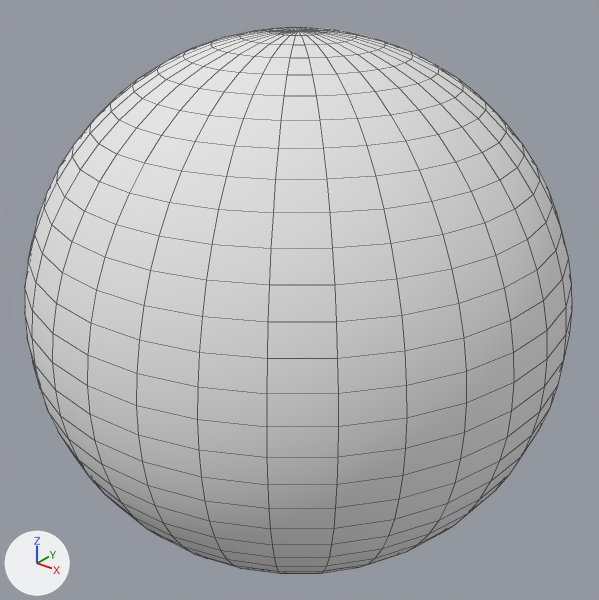
A saved change to the OBJ model GLApp/assets-source/Models/sphere/sphere.obj.
Both versions are drawn from a 50 mm camera at (1.802, -2.245, 1.397) aimed at (0.003, 0.004, 0.003). Lighting does not change. The marker at lower left points along +X, +Y and +Z. Mesh edges are drawn as thin lines. Where no turn or scale is listed for an object, it has been applied to the vertices.
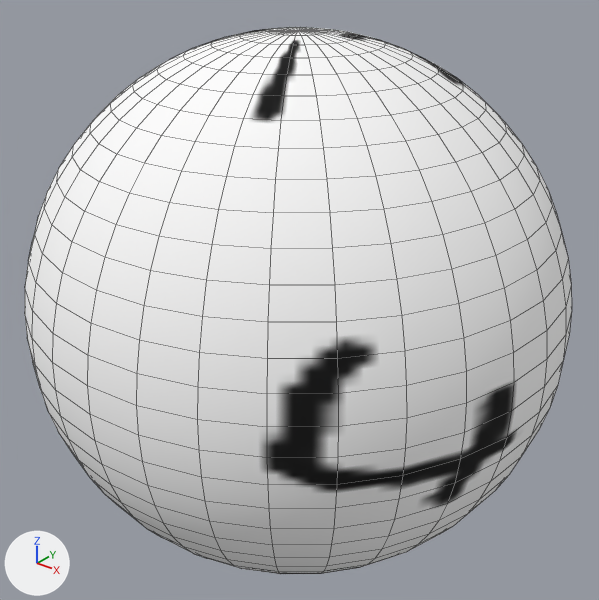
Boxes [x1, y1, x2, y2] around the edits, measured in the pictures (599 x 600 px):
```json
{"object": "Sphere", "change": "recoloured", "before": [25, 27, 572, 574], "after": [25, 27, 572, 574]}
```

Scene script edits in JSON lines:
```json
{"op": "add", "block": "img_sphere_nrm_png", "code": ["img_sphere_nrm_png = load_image('sphere_nrm.png', 'sphere_nrm.png', 1264, 632, 'sRGB')"]}
{"op": "add", "block": "img_placeholder_diff_png", "code": ["img_placeholder_diff_png = load_image('placeholder_diff.png', 'placeholder_diff.png', 128, 128, 'sRGB')"]}
{"op": "add", "block": "mat_placeholder", "code": ["mat_placeholder = bpy.data.materials.new('Placeholder')", "# uses the picture img_placeholder_diff_png", "# uses the picture img_sphere_nrm_png"]}
{"block": "me_sphere", "where": "me_sphere.from_pydata(...)  # 1056 vertices, 1024 faces; spans x -1.0..1.0, y -1.0..1.0, z -1.0..1.0"}
{"op": "remove", "block": "me_sphere", "code": "me_sphere.materials.append(mat_sphere)  # white #e7e7e7"}
{"op": "add", "block": "me_sphere", "code": "me_sphere.materials.append(mat_placeholder)"}
```
